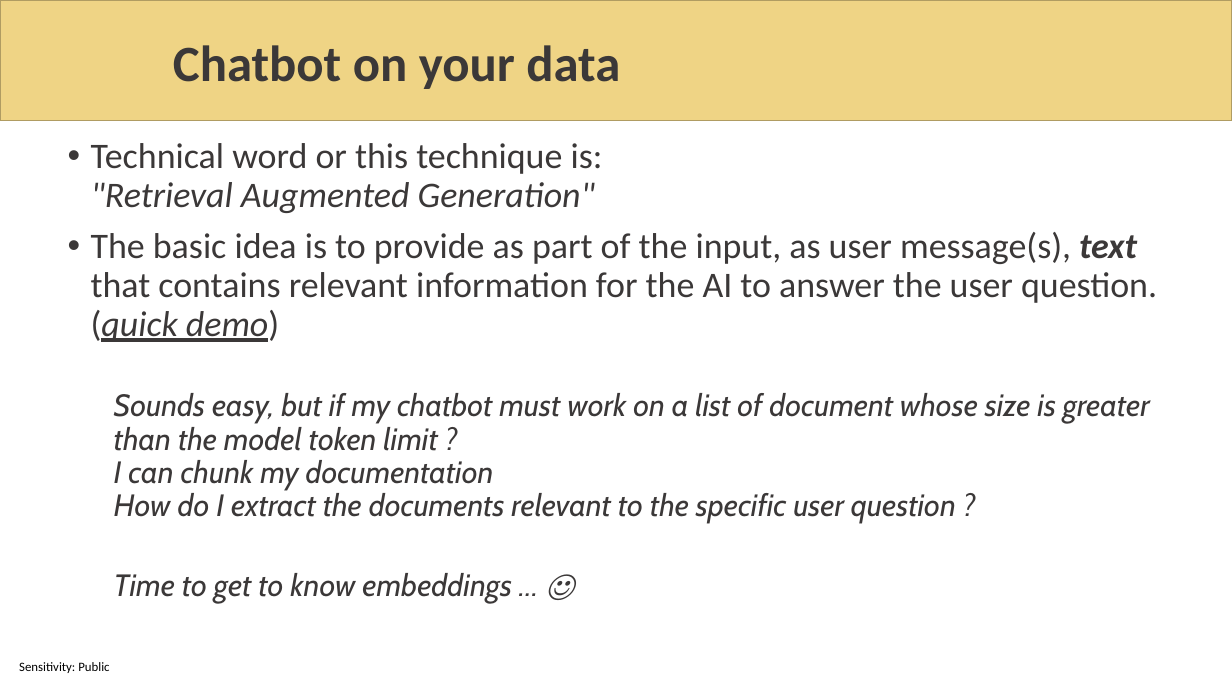
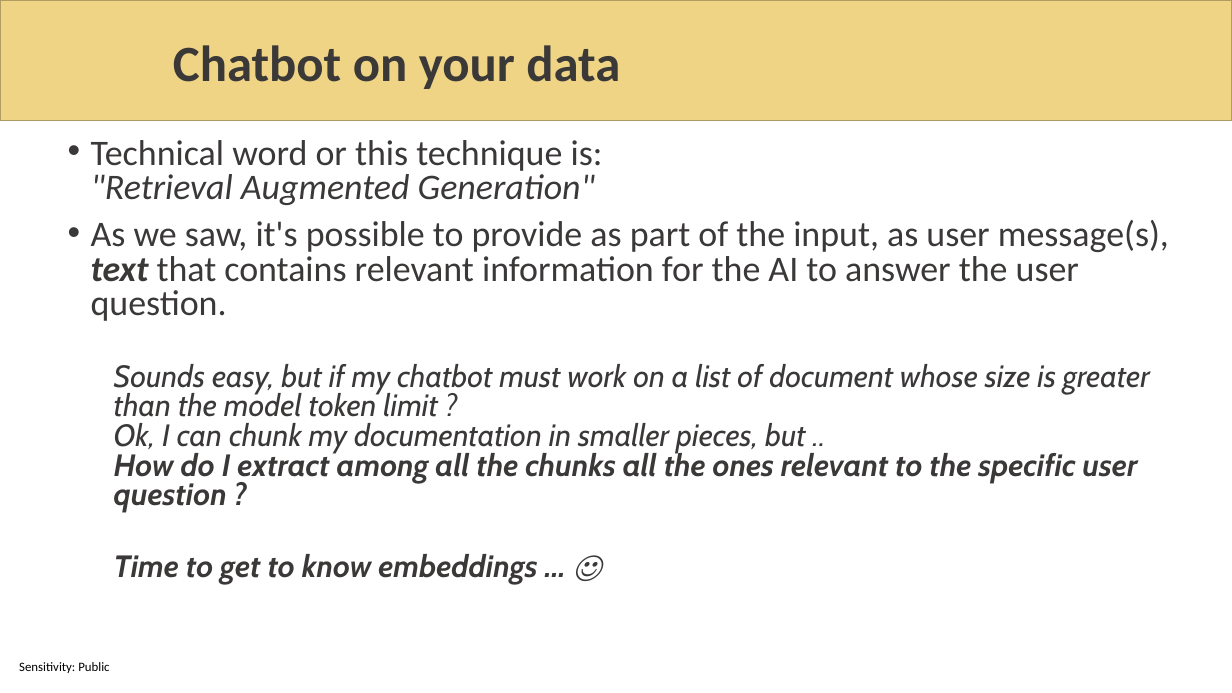
Before and after one commit to sabbadino/AzureDay2023Torino, a slide deck: slide 13 of sessions/room1_15_30/azure-day-ChatBot.pptx (slide 12 before the commit). Drawn at 1232x693 pixels with LibreOffice and Linux fonts; fonts in the diff are those of the drawing; background and template pictures are left out. Boxes give left, top, right and bottom in pixels: in the first picture for what was removed or moved away, otherwise in the second. Text is boxed around its words. In the diff, an @@ line names an element or a change of style, - is before the commit and + after.

Commit message:
chnage system message and update slides

```diff
--- a/sessions/room1_15_30/azure-day-ChatBot.pptx
+++ b/sessions/room1_15_30/azure-day-ChatBot.pptx
@@ text at (91,140,603,584): bold on in "Time to get to know embeddings … ..."; line spacing 0.9 to 0.8 @@
@@ text at (91,220,1169,512): text changed @@
-• The basic idea is to provide as part of the input, as user message(s), text that contains relevant information for the AI to answer the user question.
-  (quick demo)
-  Sounds easy, but if my chatbot must work on a list of document whose size is greater than the model token limit ?
-  I can chunk my documentation
-  How do I extract the documents relevant to the specific user question ?
+• As we saw, it's possible to provide as part of the input, as user message(s), text that contains relevant information for the AI to answer the user question.
+  Sounds easy, but if my chatbot must work on a list of document whose size is greater than the model token limit ?
+  Ok, I can chunk my documentation in smaller pieces, but ..
+  How do I extract among all the chunks all the ones relevant to the specific user question ?
```
Also in this commit, not shown: 9 other slides changed, 2 slides added, 3 slides removed, 1 other file.
